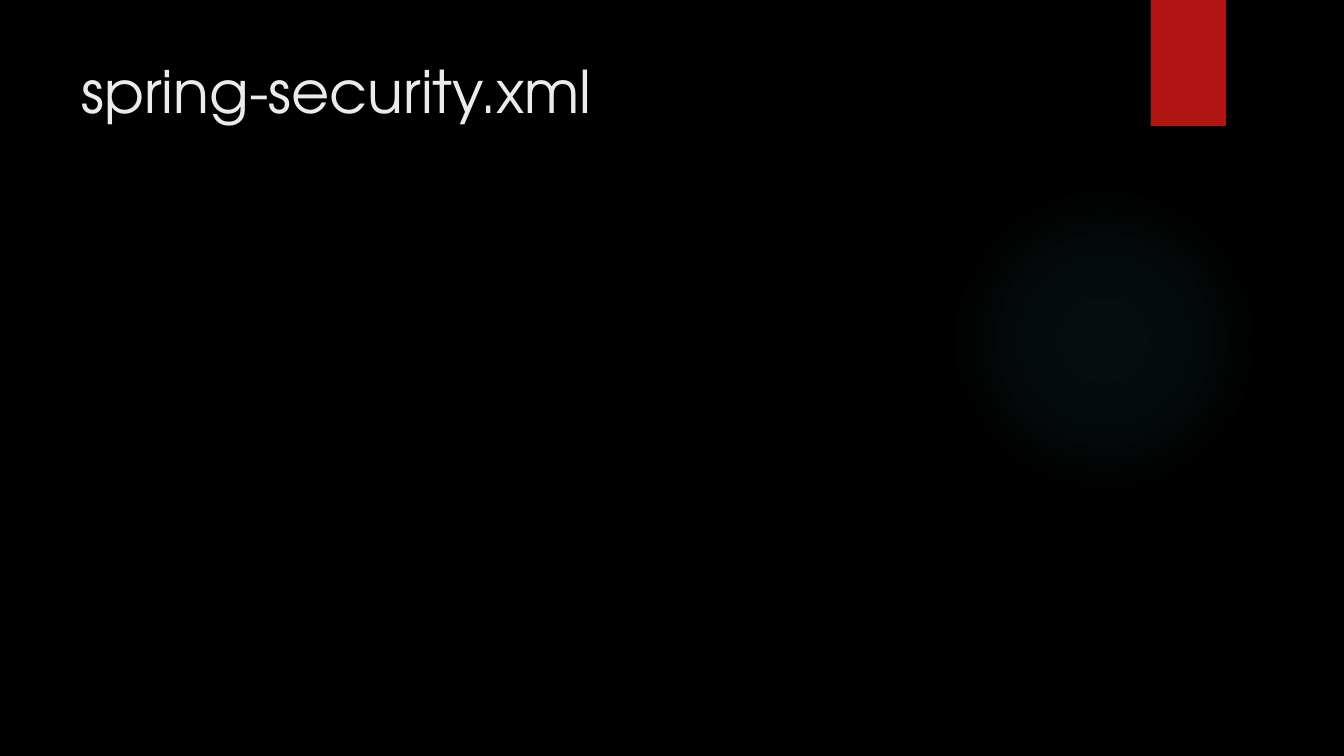
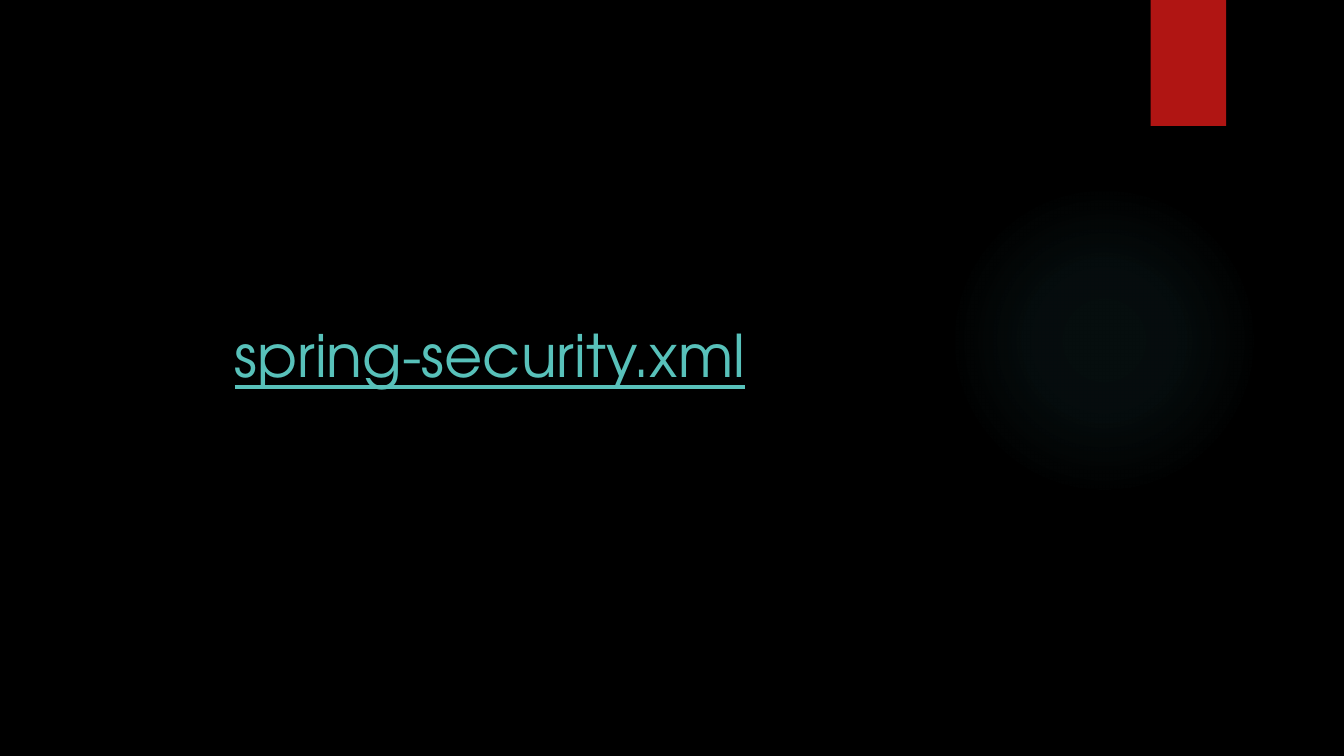
Before and after one commit to lyifan/jsct, a slide deck: slide 7 of doc/spring-security.pptx (slide 4 before the commit). Drawn at 1344x756 pixels with LibreOffice and Linux fonts; fonts in the diff are those of the drawing; background and template pictures are left out. Boxes give left, top, right and bottom in pixels: in the first picture for what was removed or moved away, otherwise in the second. Text is boxed around its words. In the diff, an @@ line names an element or a change of style, - is before the commit and + after.

```diff
--- a/doc/spring-security.pptx
+++ b/doc/spring-security.pptx
@@ title "spring-security.xml": place and size @@
-title "spring-security.xml" at (81, 69, 591, 126)
+title "spring-security.xml" at (235, 333, 745, 390)
@@ title "spring-security.xml" at (235, 333, 745, 390): text colour #EBEBEB to #58C1BA, underline on @@
```
Also in this commit, not shown: 2 other slides changed, 4 slides added, 18 other files.
